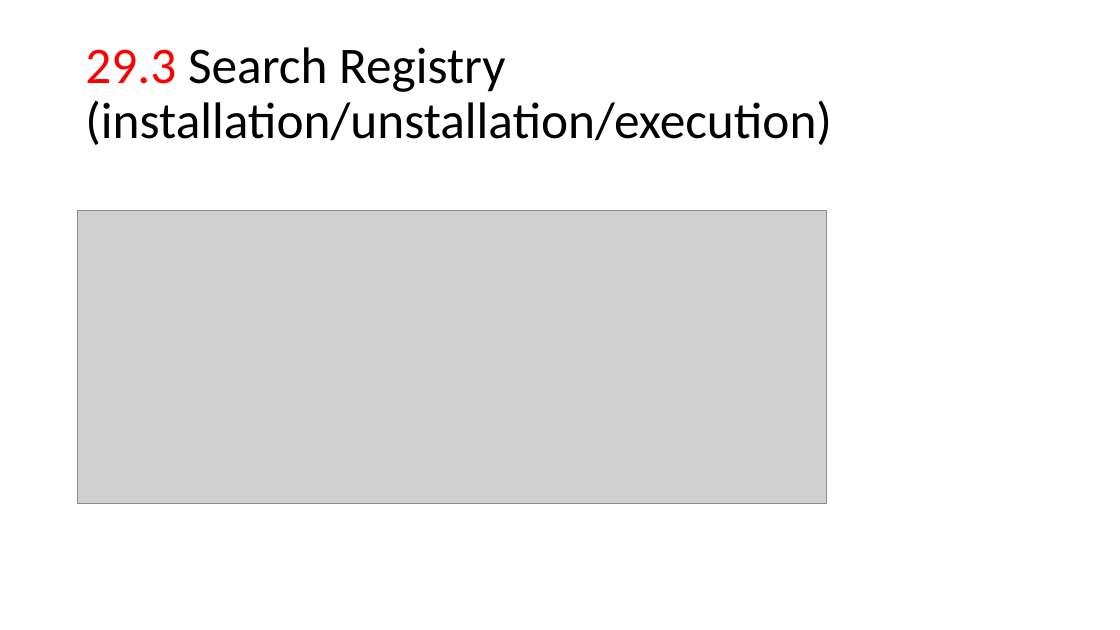
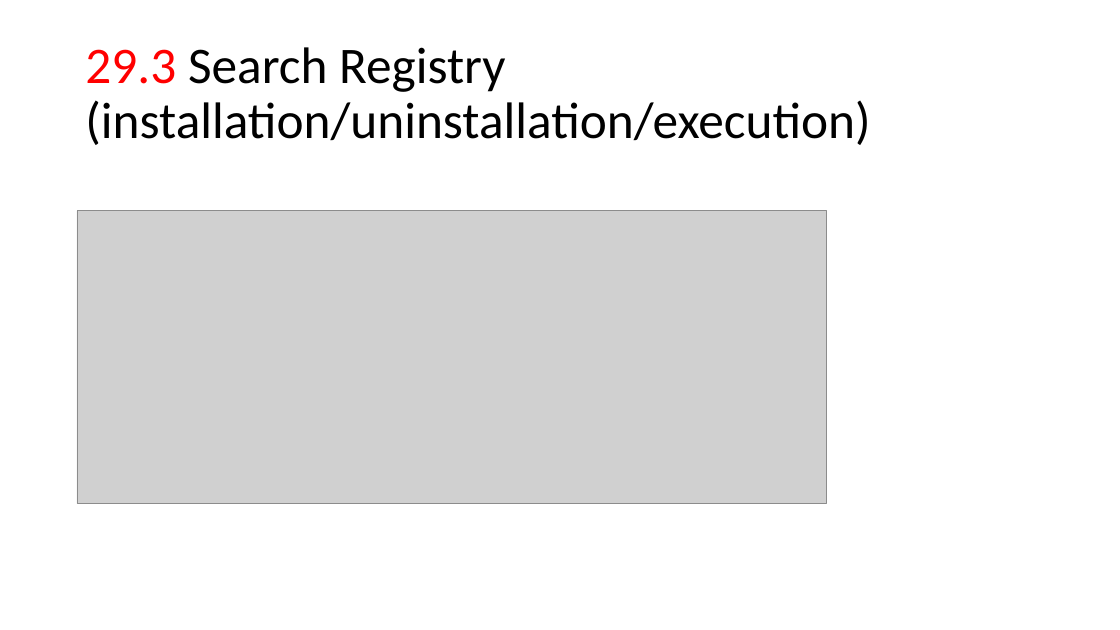
Before and after one commit to frankwxu/digital-forensics-lab, a slide deck: slide 21 of NIST_Data_Leakage_Case/NIST_Data_Leakage_07_NetworkDrive_ShellBag.pptx. Drawn at 1120x630 pixels with LibreOffice and Linux fonts; fonts in the diff are those of the drawing; grey boxes stand for pictures; background and template pictures are left out. Boxes give left, top, right and bottom in pixels: in the first picture for what was removed or moved away, otherwise in the second. Text is boxed around its words. In the diff, an @@ line names an element or a change of style, - is before the commit and + after.

```diff
--- a/NIST_Data_Leakage_Case/NIST_Data_Leakage_07_NetworkDrive_ShellBag.pptx
+++ b/NIST_Data_Leakage_Case/NIST_Data_Leakage_07_NetworkDrive_ShellBag.pptx
@@ title at (x1=85, y1=47, x2=870, y2=145): text changed @@
-29.3 Search Registry (installation/unstallation/execution)
+29.3 Search Registry (installation/uninstallation/execution)
```
Also in this commit, not shown: 2 other slides changed, 10 other files.
